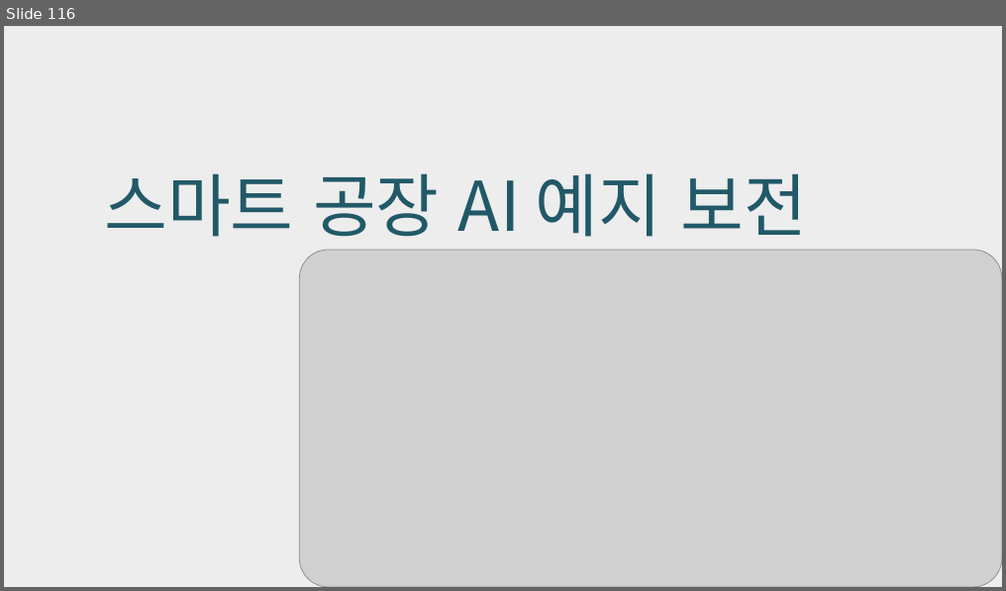
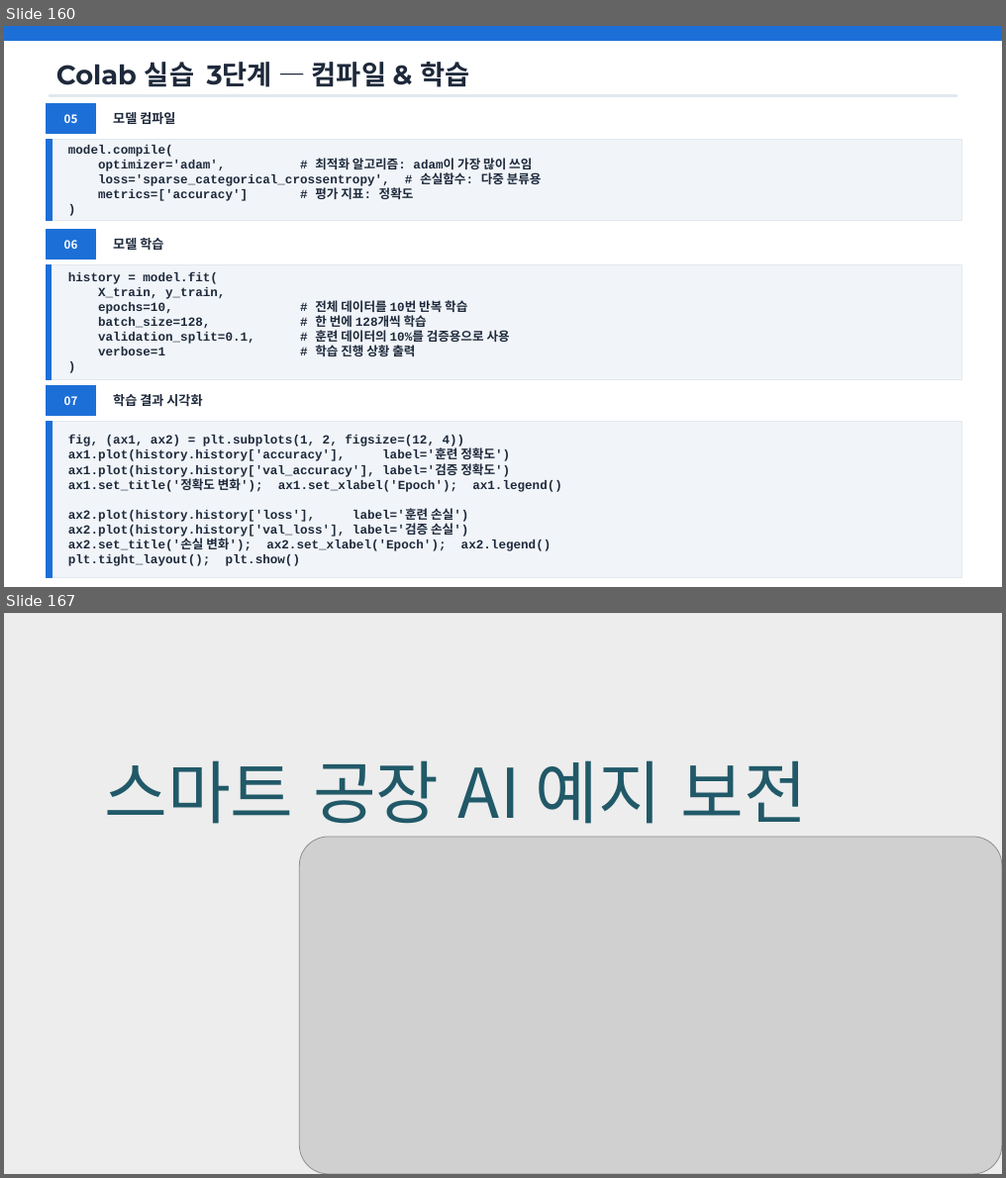
Before and after one commit to heartcom/Linux-Program, a slide deck: 강의자료_머신러닝_인공지능(2606).pptx. Shown one above the other, each under a label of ours: slide 116 before the commit, slides 160 and 167 after it; the slides between them are not shown. The pictures are 1006x591 and 1006x1178 pixels, drawn with LibreOffice and Linux fonts; fonts in the diff are those of the drawing; grey boxes stand for pictures. Boxes give left, top, right and bottom in pixels: in the first picture for what was removed or moved away, otherwise in the second. Text is boxed around its words. In the diff, an @@ line names an element or a change of style, - is before the commit and + after.

```diff
--- a/강의자료_머신러닝_인공지능(2606).pptx
+++ b/강의자료_머신러닝_인공지능(2606).pptx
@@ slide 160 added at box(4, 26, 1002, 587), background #FFFFFF @@
@@ rectangle added at box(4, 26, 1002, 41), fill #1D6FD8, outline #1D6FD8 1 pt @@
@@ text added at box(56, 62, 469, 87), 26 pt, text #1E293B, bold @@
+Colab 실습 3단계 — 컴파일 & 학습
@@ rectangle added at box(46, 104, 96, 134), fill #1D6FD8, outline #1D6FD8 1 pt @@
@@ rectangle added at box(49, 95, 957, 96), fill #E2E8F0, outline #E2E8F0 1 pt @@
@@ text added at box(64, 114, 78, 123), 11 pt, text #FFFFFF, bold @@
+05
@@ text added at box(113, 112, 175, 124), 12.5 pt, text #1E293B, bold @@
+모델 컴파일
@@ rectangle added at box(46, 139, 962, 221), fill #F1F5F9, outline #E2E8F0 1 pt @@
@@ rectangle added at box(46, 139, 52, 221), fill #1D6FD8, outline #1D6FD8 1 pt @@
@@ text added at box(68, 145, 542, 201), 12 pt, text #1E293B, bold @@
+model.compile(
+optimizer='adam', # 최적화 알고리즘: adam이 가장 많이 쓰임
+loss='sparse_categorical_crossentropy', # 손실함수: 다중 분류용
+metrics=['accuracy'] # 평가 지표: 정확도
+)
@@ rectangle added at box(46, 230, 96, 260), fill #1D6FD8, outline #1D6FD8 1 pt @@
@@ text added at box(64, 240, 78, 249), 11 pt, text #FFFFFF, bold @@
+06
@@ text added at box(113, 238, 163, 250), 12.5 pt, text #1E293B, bold @@
+모델 학습
@@ rectangle added at box(46, 265, 962, 380), fill #F1F5F9, outline #E2E8F0 1 pt @@
@@ rectangle added at box(46, 265, 52, 380), fill #1D6FD8, outline #1D6FD8 1 pt @@
@@ text added at box(68, 273, 510, 357), 12 pt, text #1E293B, bold @@
+history = model.fit(
+X_train, y_train,
+epochs=10, # 전체 데이터를 10번 반복 학습
+batch_size=128, # 한 번에 128개씩 학습
+validation_split=0.1, # 훈련 데이터의 10%를 검증용으로 사용
+verbose=1 # 학습 진행 상황 출력
+)
@@ rectangle added at box(46, 386, 96, 416), fill #1D6FD8, outline #1D6FD8 1 pt @@
@@ text added at box(64, 396, 78, 405), 11 pt, text #FFFFFF, bold @@
+07
@@ text added at box(113, 394, 202, 406), 12.5 pt, text #1E293B, bold @@
+학습 결과 시각화
@@ rectangle added at box(46, 421, 962, 577), fill #F1F5F9, outline #E2E8F0 1 pt @@
@@ rectangle added at box(46, 421, 52, 577), fill #1D6FD8, outline #1D6FD8 1 pt @@
@@ text added at box(68, 435, 562, 567), 12 pt, text #1E293B, bold @@
+fig, (ax1, ax2) = plt.subplots(1, 2, figsize=(12, 4))
+ax1.plot(history.history['accuracy'], label='훈련 정확도')
+ax1.plot(history.history['val_accuracy'], label='검증 정확도')
+ax1.set_title('정확도 변화'); ax1.set_xlabel('Epoch'); ax1.legend()
+ax2.plot(history.history['loss'], label='훈련 손실')
+ax2.plot(history.history['val_loss'], label='검증 손실')
+ax2.set_title('손실 변화'); ax2.set_xlabel('Epoch'); ax2.legend()
+plt.tight_layout(); plt.show()
@@ what was slide 116 is now slide 167 @@
```
Also in this commit, not shown: 12 slides changed, 50 other slides added.
